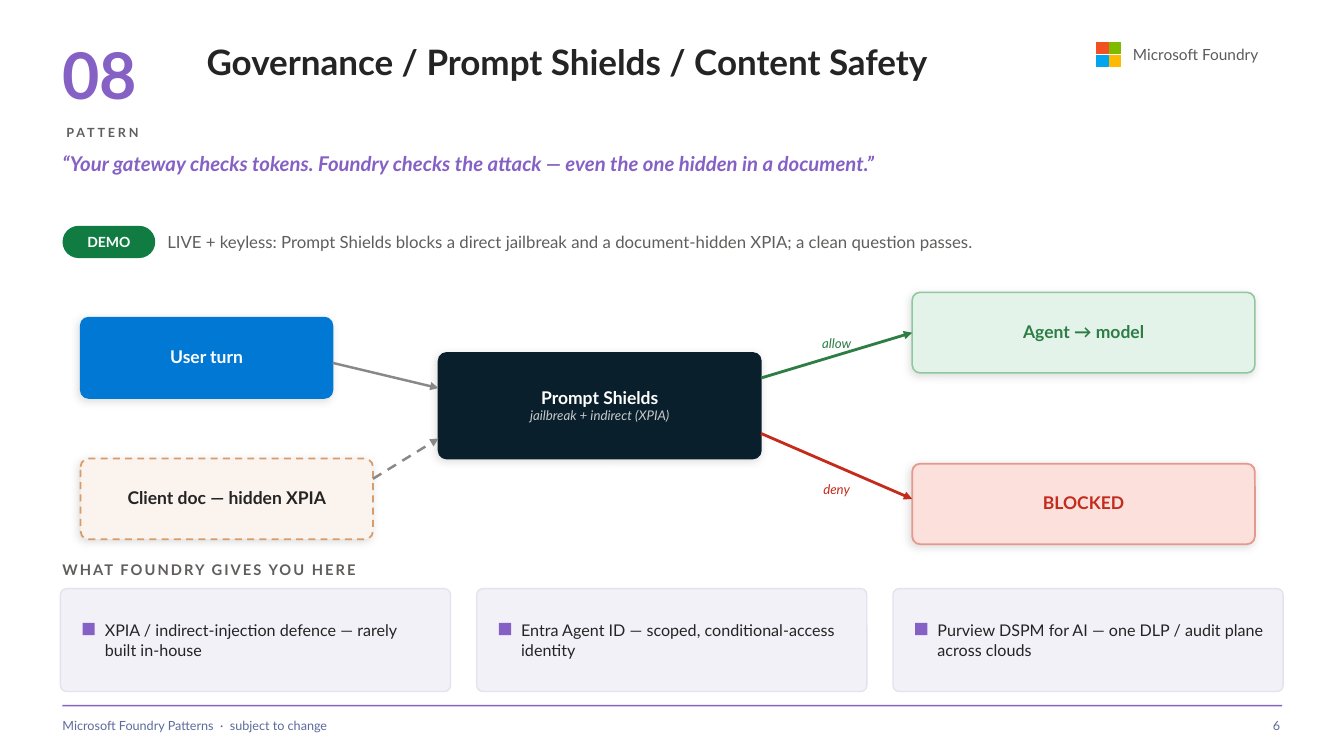
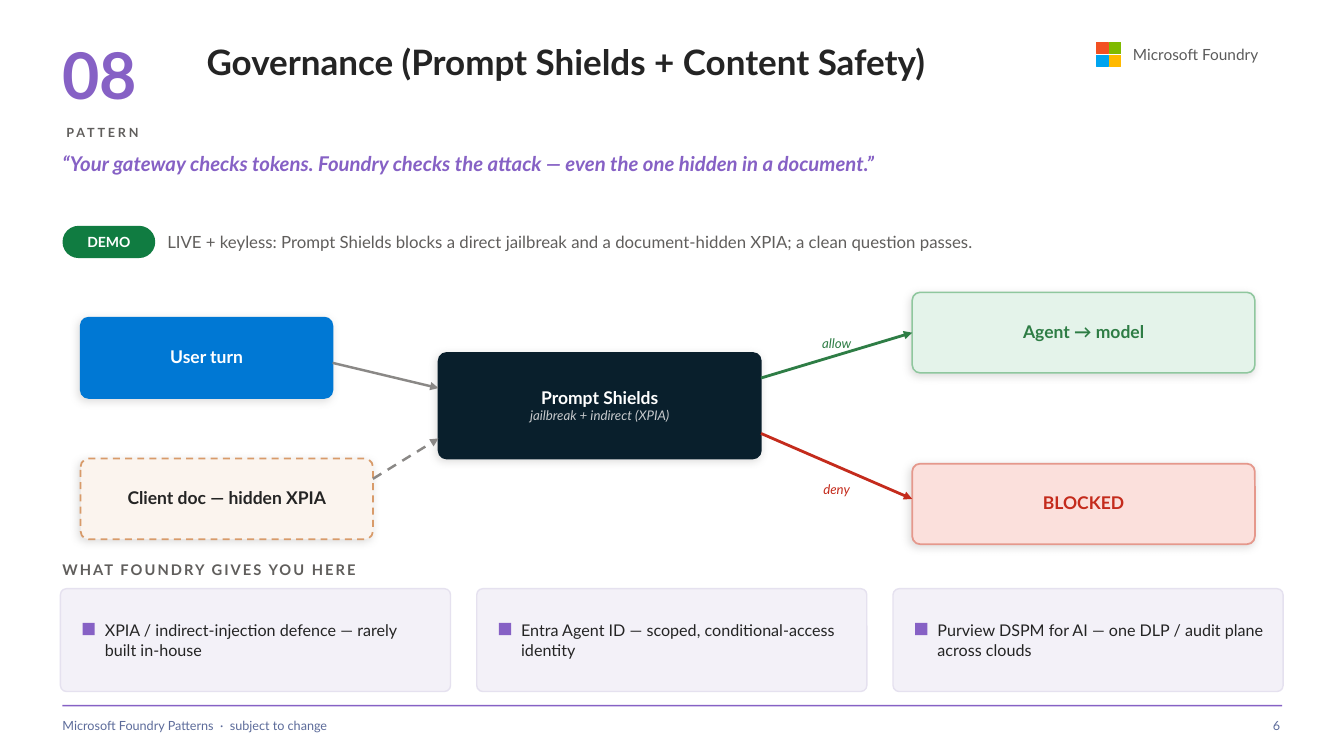
Before and after one commit to SridharArrabelly/foundry-pattern-library, a slide deck: slide 6 of foundry-patterns.pptx. Drawn at 1344x756 pixels with LibreOffice and Linux fonts; fonts in the diff are those of the drawing. Boxes give left, top, right and bottom in pixels: in the first picture for what was removed or moved away, otherwise in the second. Text is boxed around its words. In the diff, an @@ line names an element or a change of style, - is before the commit and + after.

```diff
--- a/foundry-patterns.pptx
+++ b/foundry-patterns.pptx
@@ text at (x1=207, y1=47, x2=925, y2=81): text changed @@
-Governance / Prompt Shields / Content Safety
+Governance (Prompt Shields + Content Safety)
```
Also in this commit, not shown: 12 other slides changed, 1 slide removed, 18 other files.
